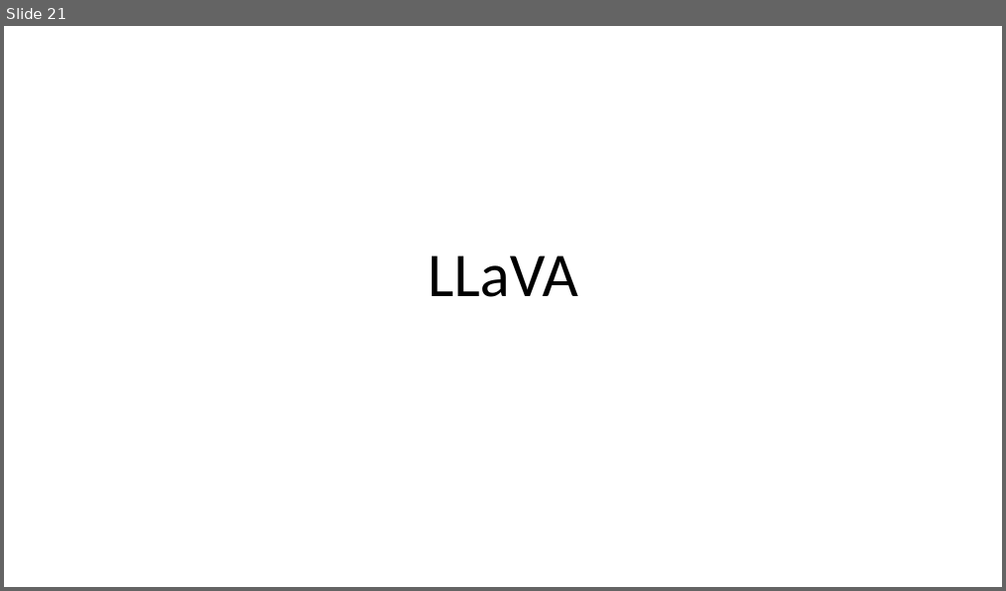
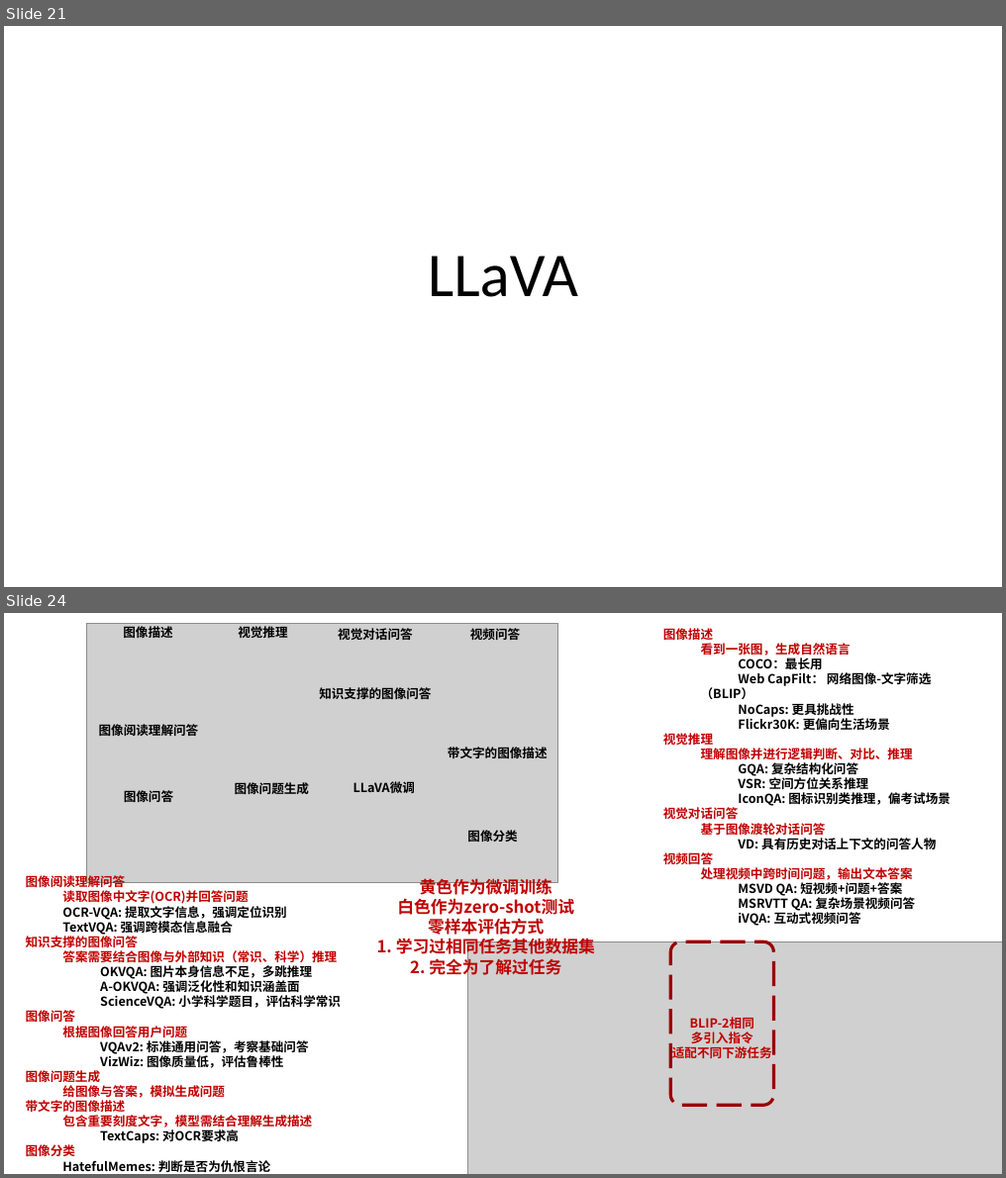
Before and after one commit to Elephant-King9/Paper, a slide deck: Base_Model/VLM+VLLM/论文插图.pptx. Shown one above the other, each under a label of ours: slide 21 before the commit, slides 21 and 24 after it; the slides between them are not shown. The pictures are 1006x591 and 1006x1178 pixels, drawn with LibreOffice and Linux fonts; fonts in the diff are those of the drawing; grey boxes stand for pictures. Boxes give left, top, right and bottom in pixels: in the first picture for what was removed or moved away, otherwise in the second. Text is boxed around its words. In the diff, an @@ line names an element or a change of style, - is before the commit and + after.

Commit message:
update_InstructBLIP: Towards General-purpose Vision-Language Models with Instruction Tuning

```diff
--- a/Base_Model/VLM+VLLM/论文插图.pptx
+++ b/Base_Model/VLM+VLLM/论文插图.pptx
@@ slide 24 added at box(4, 613, 1002, 1174), background #FFFFFF @@
@@ picture added at box(86, 624, 558, 883) @@
@@ text added at box(123, 624, 172, 641), 12 pt, text #000000, bold @@
+图像描述
@@ text added at box(238, 626, 287, 638), 12 pt, text #000000, bold @@
+视觉推理
@@ text added at box(338, 628, 413, 640), 12 pt, text #000000, bold @@
+视觉对话问答
@@ text added at box(470, 628, 520, 640), 12 pt, text #000000, bold @@
+视频问答
@@ text added at box(663, 626, 950, 926), 12 pt, text #000000, bold @@
+图像描述
+看到一张图，生成自然语言
+  COCO：最长用
+  Web CapFilt： 网络图像-文字筛选（BLIP）
+  NoCaps: 更具挑战性
+  Flickr30K: 更偏向生活场景
+视觉推理
+理解图像并进行逻辑判断、对比、推理
+  GQA: 复杂结构化问答
+  VSR: 空间方位关系推理
+  IconQA: 图标识别类推理，偏考试场景
+视觉对话问答
+基于图像渡轮对话问答
+  VD: 具有历史对话上下文的问答人物
+视频回答
+处理视频中跨时间问题，输出文本答案
+  MSVD QA: 短视频+问题+答案
+  MSRVTT QA: 复杂场景视频问答
+  iVQA: 互动式视频问答
@@ text added at box(319, 687, 431, 699), 12 pt, text #000000, bold @@
+知识支撑的图像问答
@@ text added at box(99, 724, 199, 736), 12 pt, text #000000, bold @@
+图像阅读理解问答
@@ text added at box(448, 747, 548, 759), 12 pt, text #000000, bold @@
+带文字的图像描述
@@ text added at box(124, 790, 173, 802), 12 pt, text #000000, bold @@
+图像问答
@@ text added at box(235, 782, 310, 794), 12 pt, text #000000, bold @@
+图像问题生成
@@ text added at box(353, 781, 415, 793), 12 pt, text #000000, bold @@
+LLaVA微调
@@ text added at box(467, 830, 517, 842), 12 pt, text #000000, bold @@
+图像分类
@@ text added at box(26, 873, 341, 1172), 12 pt, text #000000, bold @@
+图像阅读理解问答
+读取图像中文字(OCR)并回答问题
+OCR-VQA: 提取文字信息，强调定位识别
+TextVQA: 强调跨模态信息融合
+知识支撑的图像问答
+答案需要结合图像与外部知识（常识、科学）推理
+  OKVQA: 图片本身信息不足，多跳推理
+  A-OKVQA: 强调泛化性和知识涵盖面
+  ScienceVQA: 小学科学题目，评估科学常识
+图像问答
+根据图像回答用户问题
+  VQAv2: 标准通用问答，考察基础问答
+  VizWiz: 图像质量低，评估鲁棒性
+图像问题生成
+给图像与答案，模拟生成问题
+带文字的图像描述
+包含重要刻度文字，模型需结合理解生成描述
+  TextCaps: 对OCR要求高
+图像分类
+HatefulMemes: 判断是否为仇恨言论
@@ text added at box(377, 878, 595, 978), 16 pt, text #C00000, bold @@
+黄色作为微调训练
+白色作为zero-shot测试
+零样本评估方式
+1. 学习过相同任务其他数据集
+2. 完全为了解过任务
@@ picture added at box(468, 942, 1002, 1174) @@
@@ rounded rectangle added at box(671, 943, 774, 1106), outline #990000 3 pt dashed @@
@@ text added at box(672, 1017, 772, 1059), 12 pt, text #C00000, bold @@
+BLIP-2相同
+多引入指令
+适配不同下游任务
```
Also in this commit, not shown: 1 slide changed, 1 other slide added, 6 other files.
